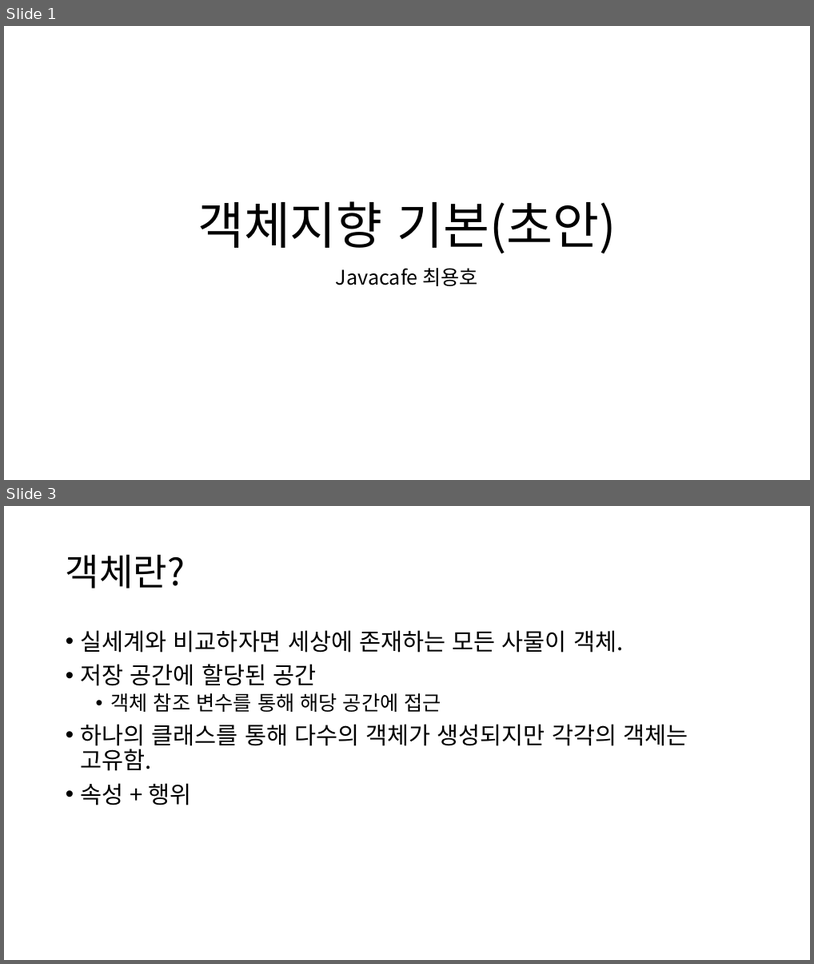
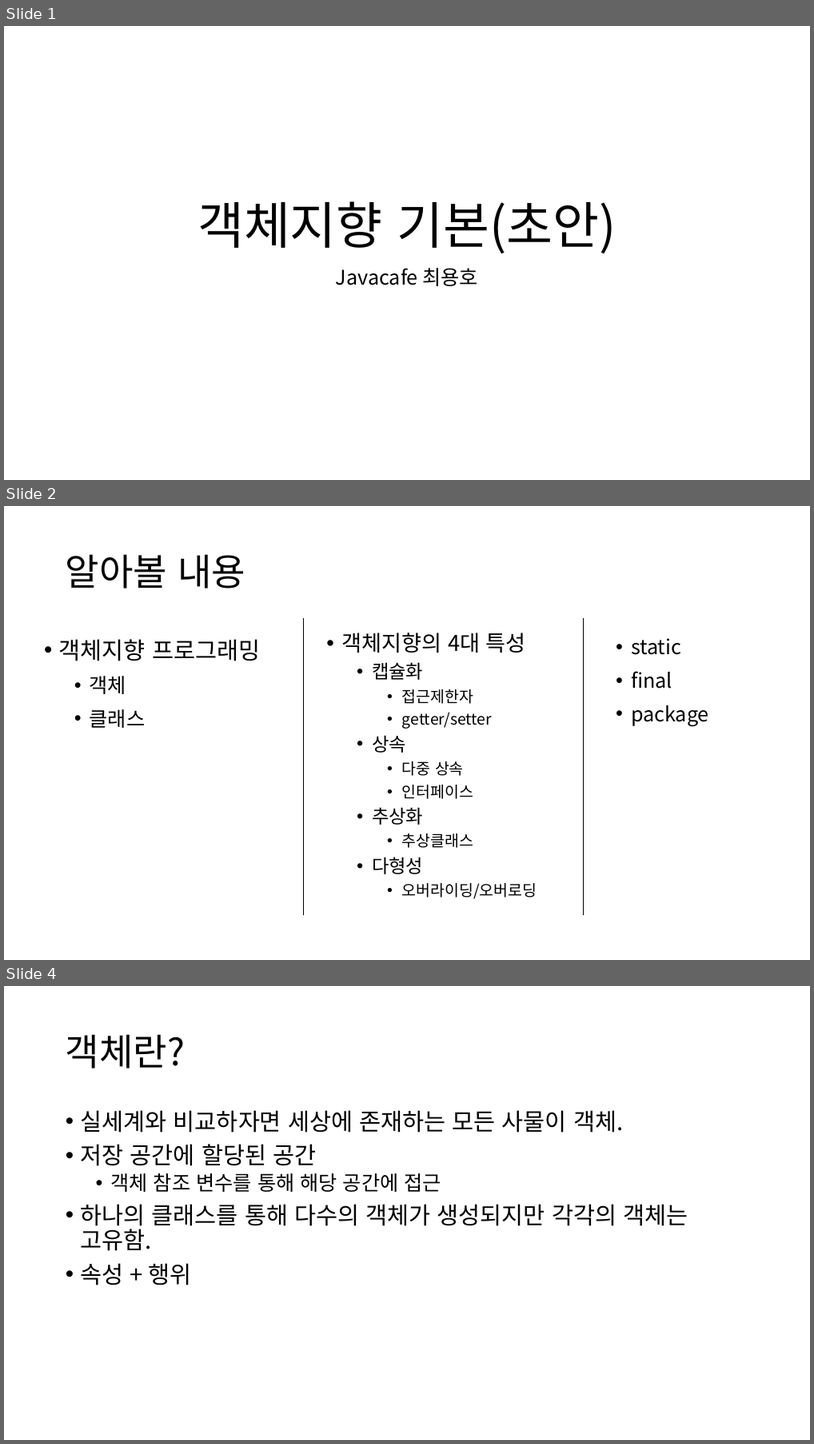
Before and after one commit to YonghoChoi/develop-note, a slide deck: ppt/객체지향 기본.pptx. Shown one above the other, each under a label of ours: slides 1 and 3 before the commit, slides 1, 2 and 4 after it; the slides between them are not shown. The pictures are 814x964 and 814x1444 pixels, drawn with LibreOffice and Linux fonts; fonts in the diff are those of the drawing. Boxes give left, top, right and bottom in pixels: in the first picture for what was removed or moved away, otherwise in the second. Text is boxed around its words. In the diff, an @@ line names an element or a change of style, - is before the commit and + after.

```diff
--- a/ppt/객체지향 기본.pptx
+++ b/ppt/객체지향 기본.pptx
@@ slide 2 added at (4, 506, 810, 960), background #FFFFFF @@
@@ title added at (66, 554, 246, 588), 44 pt, text #000000 @@
+알아볼 내용
@@ line added from (303, 618) to (303, 915), #000000 0.5 pt @@
@@ line added from (583, 618) to (583, 915), #000000 0.5 pt @@
@@ text added at (59, 639, 260, 728), 28 pt, text #000000 @@
+• 객체지향 프로그래밍
+  • 객체
+  • 클래스
@@ text added at (342, 632, 537, 899), 18.5 pt, text #000000 @@
+• 객체지향의 4대 특성
+  • 캡슐화
+    • 접근제한자
+    • getter/setter
+  • 상속
+    • 다중 상속
+    • 인터페이스
+  • 추상화
+    • 추상클래스
+  • 다형성
+    • 오버라이딩/오버로딩
@@ text added at (631, 638, 710, 727), 24 pt, text #000000 @@
+  • static
+  • final
+  • package
@@ what was slide 3 is now slide 4 @@
```
Also in this commit, not shown: 10 slides changed, 1 other slide added, 1 slide removed.
